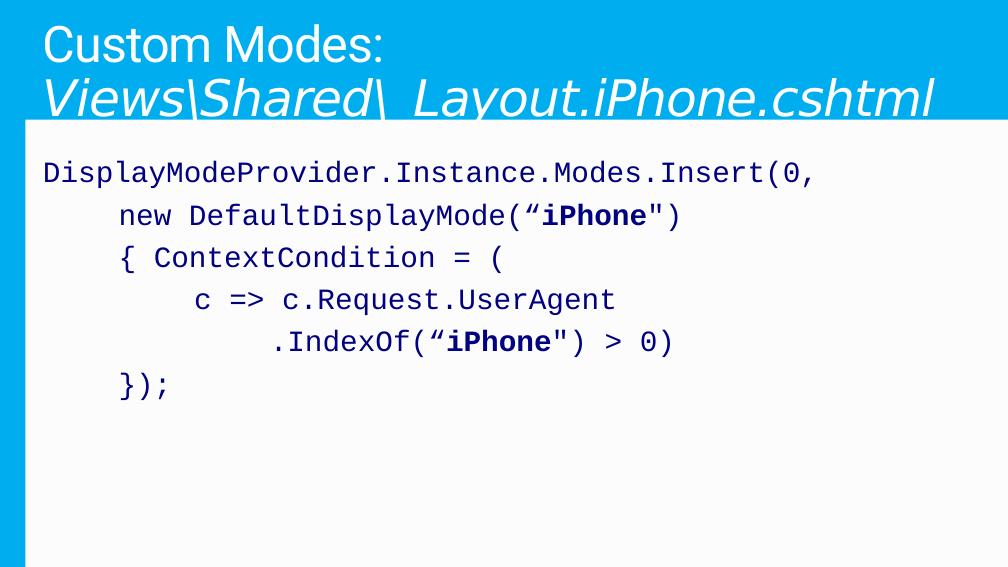
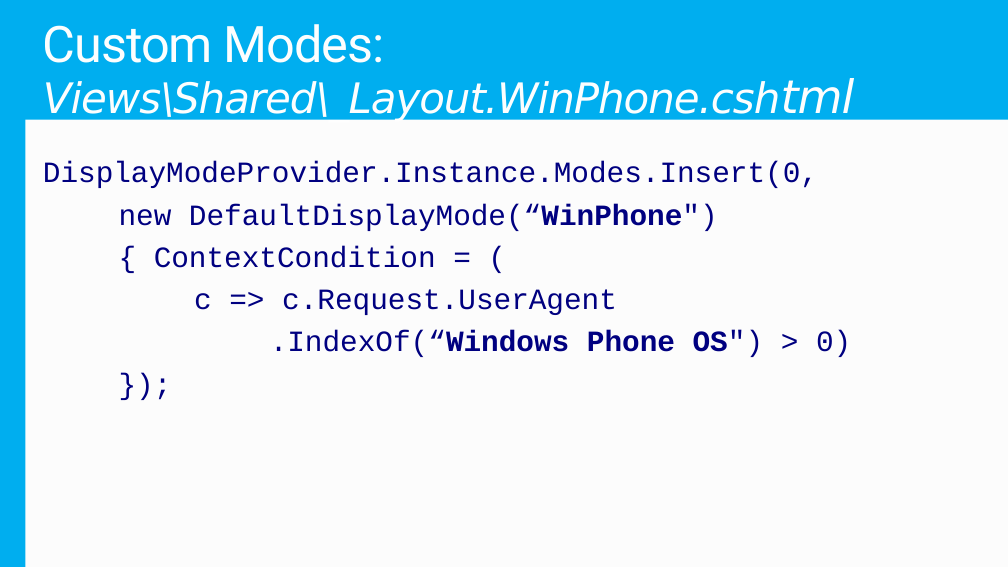
Before and after one commit to Microsoft-Web/PRESENTATION-BuildingForTheMobileWeb, a slide deck: slide 7 of BuildingForTheMobileWeb.pptx. Drawn at 1008x567 pixels with LibreOffice and Linux fonts; fonts in the diff are those of the drawing. Boxes give left, top, right and bottom in pixels: in the first picture for what was removed or moved away, otherwise in the second. Text is boxed around its words. In the diff, an @@ line names an element or a change of style, - is before the commit and + after.

Commit message:
Updated with Display Mode screenshots

```diff
--- a/BuildingForTheMobileWeb.pptx
+++ b/BuildingForTheMobileWeb.pptx
@@ title at [43,24,780,122]: text changed; size 48 to 40 pt @@
-Custom Modes: Views\Shared\_Layout.iPhone.cshtml
+Custom Modes: Views\Shared\_Layout.WinPhone.cshtml
@@ text at [119,204,718,231]: text changed @@
-new DefaultDisplayMode(“iPhone")
+new DefaultDisplayMode(“WinPhone")
@@ text at [270,331,851,357]: text changed @@
-.IndexOf(“iPhone") > 0)
+.IndexOf(“Windows Phone OS") > 0)
```
Also in this commit, not shown: 2 other slides changed, 1 slide added.
